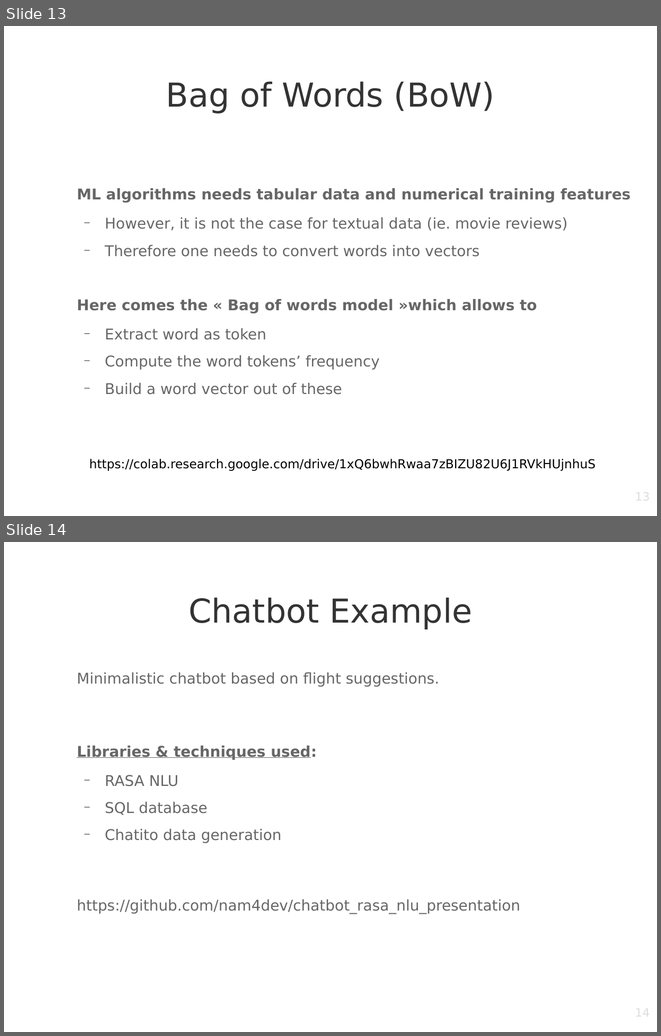
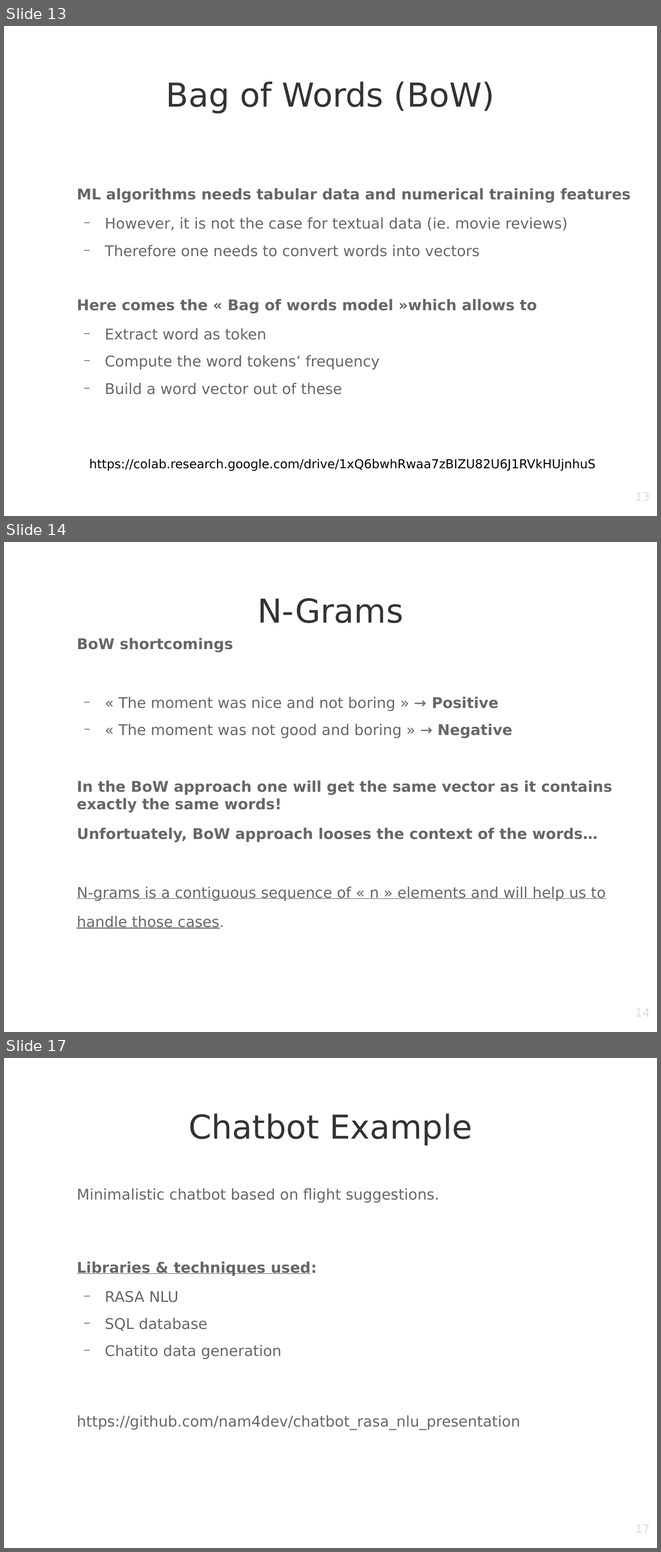
Before and after one commit to nam4dev/nlp_demonstration, a slide deck: NLP_with_Python.odp. Shown one above the other, each under a label of ours: slides 13 and 14 before the commit, slides 13, 14 and 17 after it; the slides between them are not shown. The pictures are 661x1036 and 661x1552 pixels, drawn with LibreOffice and Linux fonts; fonts in the diff are those of the drawing; background and template pictures are left out. Boxes give left, top, right and bottom in pixels: in the first picture for what was removed or moved away, otherwise in the second. Text is boxed around its words. In the diff, an @@ line names an element or a change of style, - is before the commit and + after.

```diff
--- a/NLP_with_Python.odp
+++ b/NLP_with_Python.odp
@@ slide 14 added at [4, 542, 657, 1032], background picture (left out) @@
@@ title added at [257, 598, 403, 623], 40 pt, text #333333 @@
+N-Grams
@@ text added at [77, 638, 612, 928], 18 pt, text #666666, bold @@
+BoW shortcomings
+  − « The moment was nice and not boring » → Positive
+  − « The moment was not good and boring » → Negative
+In the BoW approach one will get the same vector as it contains exactly the same words!
+Unfortuately, BoW approach looses the context of the words…
+N-grams is a contiguous sequence of « n » elements and will help us to
+handle those cases.
@@ page number added at [498, 1005, 651, 1032], 14 pt, text #DDDDDD @@
+14
@@ what was slide 14 is now slide 17 @@
@@ page number at [498, 1521, 651, 1548]: text changed @@
-14
+17
```
Also in this commit, not shown: 2 slides changed, 2 other slides added, 1 other file.
